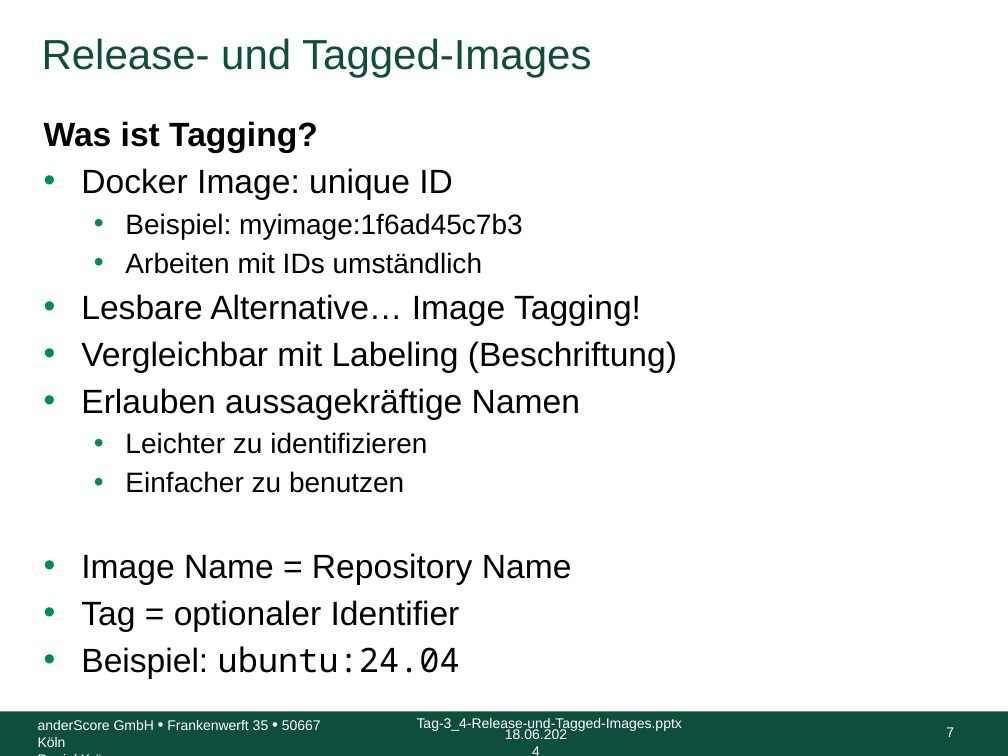
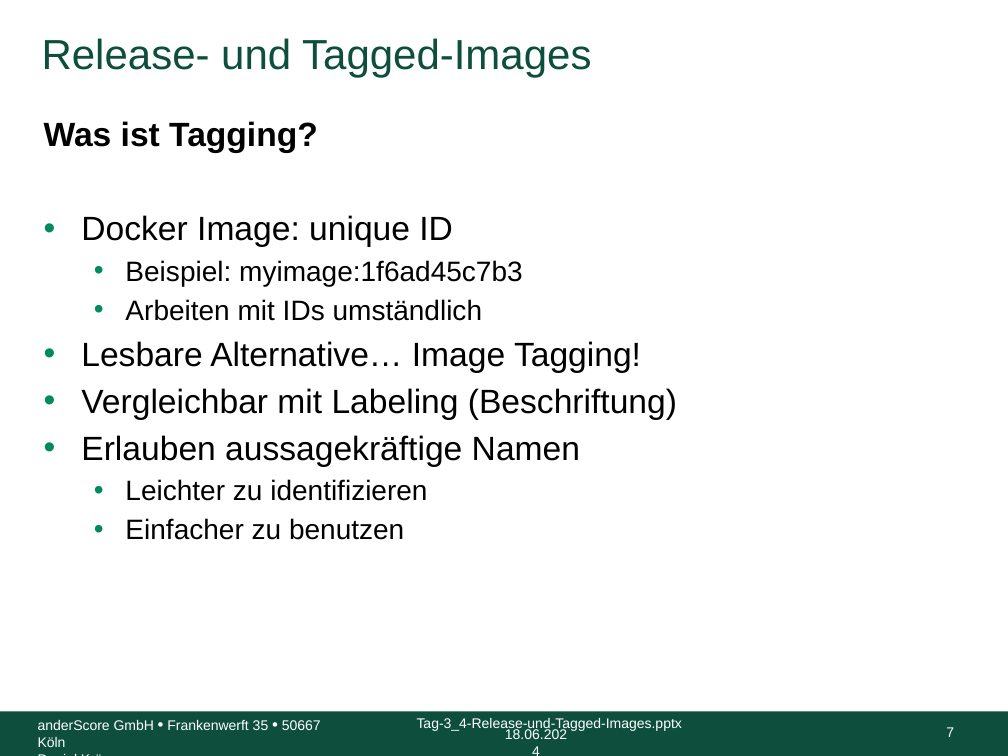
Before and after one commit to anderscore-gmbh/gitlab, a slide deck: slide 7 of slides/Tag-3_4-Release-und-Tagged-Images.pptx. Drawn at 1008x756 pixels with LibreOffice and Linux fonts; fonts in the diff are those of the drawing; background and template pictures are left out. Boxes give left, top, right and bottom in pixels: in the first picture for what was removed or moved away, otherwise in the second. Text is boxed around its words. In the diff, an @@ line names an element or a change of style, - is before the commit and + after.

```diff
--- a/slides/Tag-3_4-Release-und-Tagged-Images.pptx
+++ b/slides/Tag-3_4-Release-und-Tagged-Images.pptx
@@ text at bbox=[81, 553, 572, 679]: paragraphs removed @@
-• Image Name = Repository Name
-• Tag = optionaler Identifier
-• Beispiel: ubuntu:24.04
```
Also in this commit, not shown: 2 other slides changed, 1 slide added, 5 other files.
